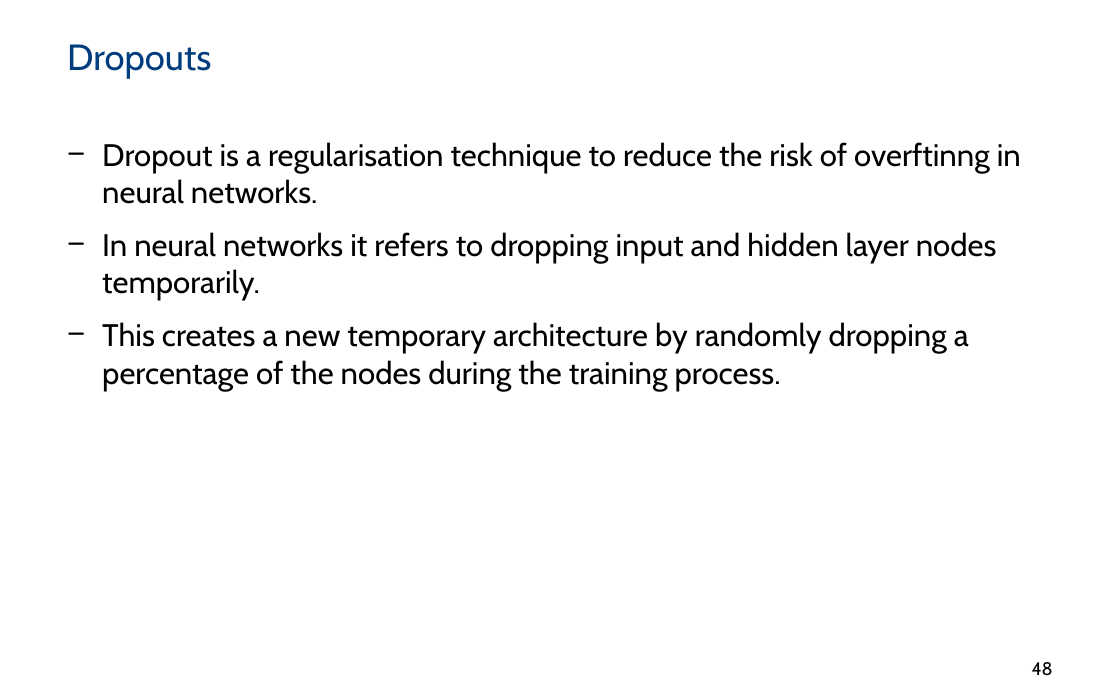
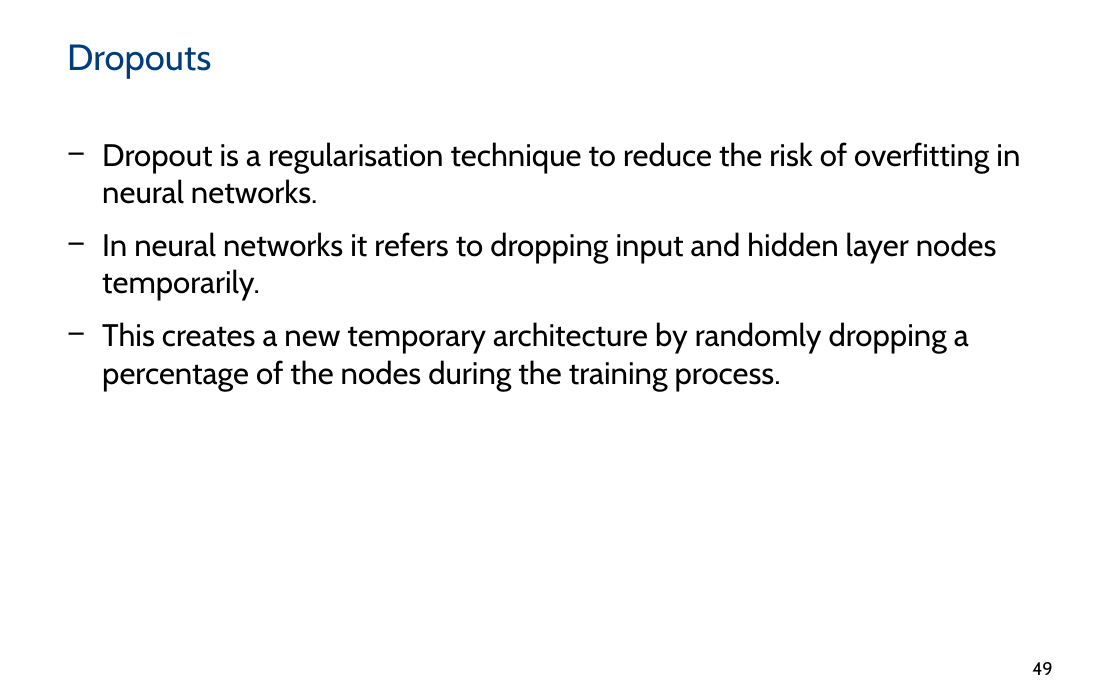
Before and after one commit to PBarnaghi/ML4NS, a slide deck: slide 49 of 06- Neural Networks/ML4NuerScience_NeuralNets.pptx (slide 48 before the commit). Drawn at 1120x700 pixels with LibreOffice and Linux fonts; fonts in the diff are those of the drawing; background and template pictures are left out. Boxes give left, top, right and bottom in pixels: in the first picture for what was removed or moved away, otherwise in the second. Text is boxed around its words. In the diff, an @@ line names an element or a change of style, - is before the commit and + after.

Commit message:
added one slide (47) and fixed typos

```diff
--- a/06- Neural Networks/ML4NuerScience_NeuralNets.pptx
+++ b/06- Neural Networks/ML4NuerScience_NeuralNets.pptx
@@ text at box(102, 142, 1020, 204): text changed @@
-− Dropout is a regularisation technique to reduce the risk of overftinng in neural networks.
+− Dropout is a regularisation technique to reduce the risk of overfitting in neural networks.
@@ page number at box(1032, 662, 1052, 675): text changed @@
-48
+49
```
Also in this commit, not shown: 5 other slides changed, 2 slides added, 3 other files.
